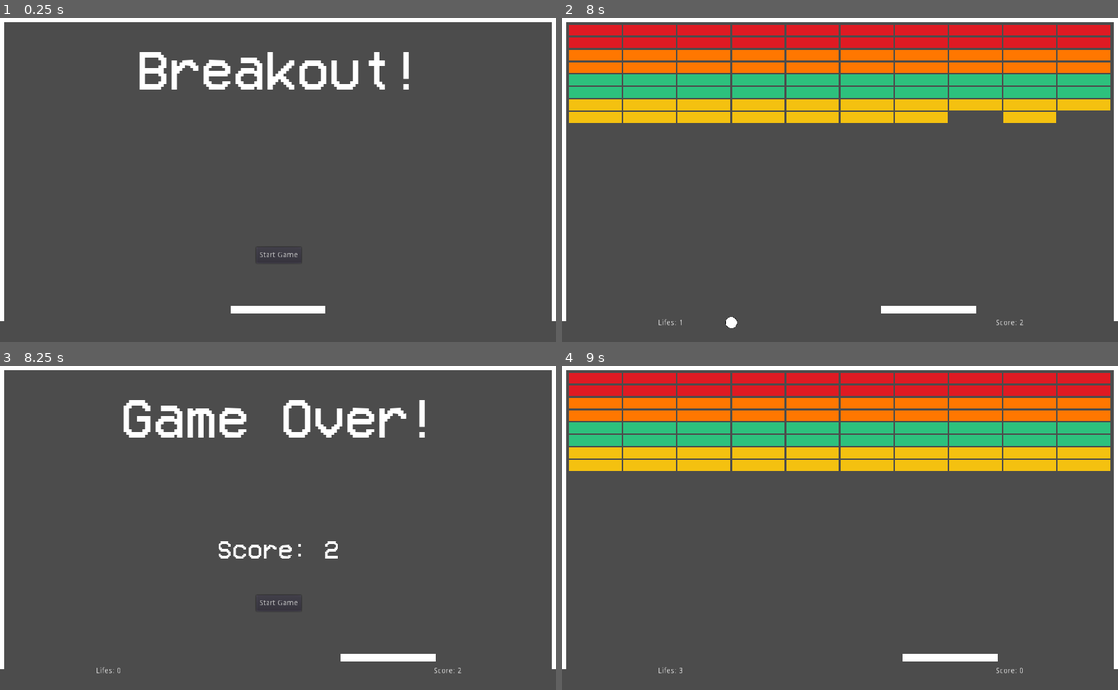
Above: before the commit, frames 1-4 (two rows, left to right).
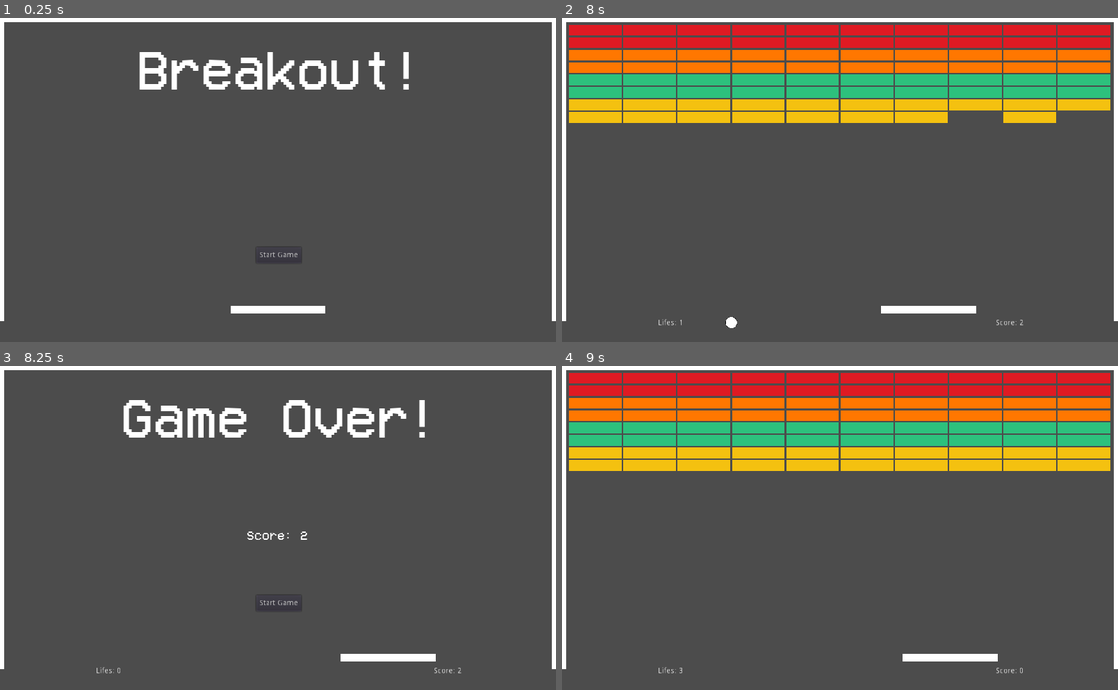
Above: after the commit, the same moments.

Repository: Santyru-C/Breakout-clone
Game: Godot game, scene res://Main.tscn
Two runs of this game, one before a commit and one after it. Both use one fixed random seed, a clock stepped at 60 frames per second and the inputs below.
Inputs:
- Up to frame 1 (0.25 s): no input
- Up to frame 2 (8 s): click "Start Game" at 0.5 s; hold Right (ui_right) 1.28-2.03 s; hold Left (ui_left) 2.03-2.78 s; hold Right (ui_right) 2.78-4.28 s; hold Left (ui_left) 4.28-6.53 s; hold Right (ui_right) from 6.53 s (still down)
- Up to frame 3 (8.25 s): keep holding Right (ui_right)
- Up to frame 4 (9 s): release Right (ui_right) at 8.75 s; click "Start Game" at 8.75 s

Frames 1-2 are identical in both runs. In frame 3, 0.5% of the frame differs, in the area x 39-61%, y 51-60%; in frame 4, nothing differs.

Commit message:
add new highscore label

Diff:
--- a/gamefiles/scenes/HUD.tscn
+++ b/gamefiles/scenes/HUD.tscn
@@ -8,7 +8,7 @@
 font_data = ExtResource( 2 )
 
 [sub_resource type="DynamicFont" id=2]
-size = 48
+size = 24
 font_data = ExtResource( 2 )
 
 [node name="HUD" type="CanvasLayer"]
@@ -46,10 +46,19 @@
 align = 1
 
 [node name="final_score" type="Label" parent="."]
-margin_left = 363.0
+margin_left = 412.0
 margin_top = 289.0
-margin_right = 663.0
-margin_bottom = 389.0
+margin_right = 612.0
+margin_bottom = 339.0
+custom_fonts/font = SubResource( 2 )
+align = 1
+valign = 1
+
+[node name="highscore" type="Label" parent="."]
+margin_left = 412.0
+margin_top = 345.0
+margin_right = 612.0
+margin_bottom = 395.0
 custom_fonts/font = SubResource( 2 )
 align = 1
 valign = 1
